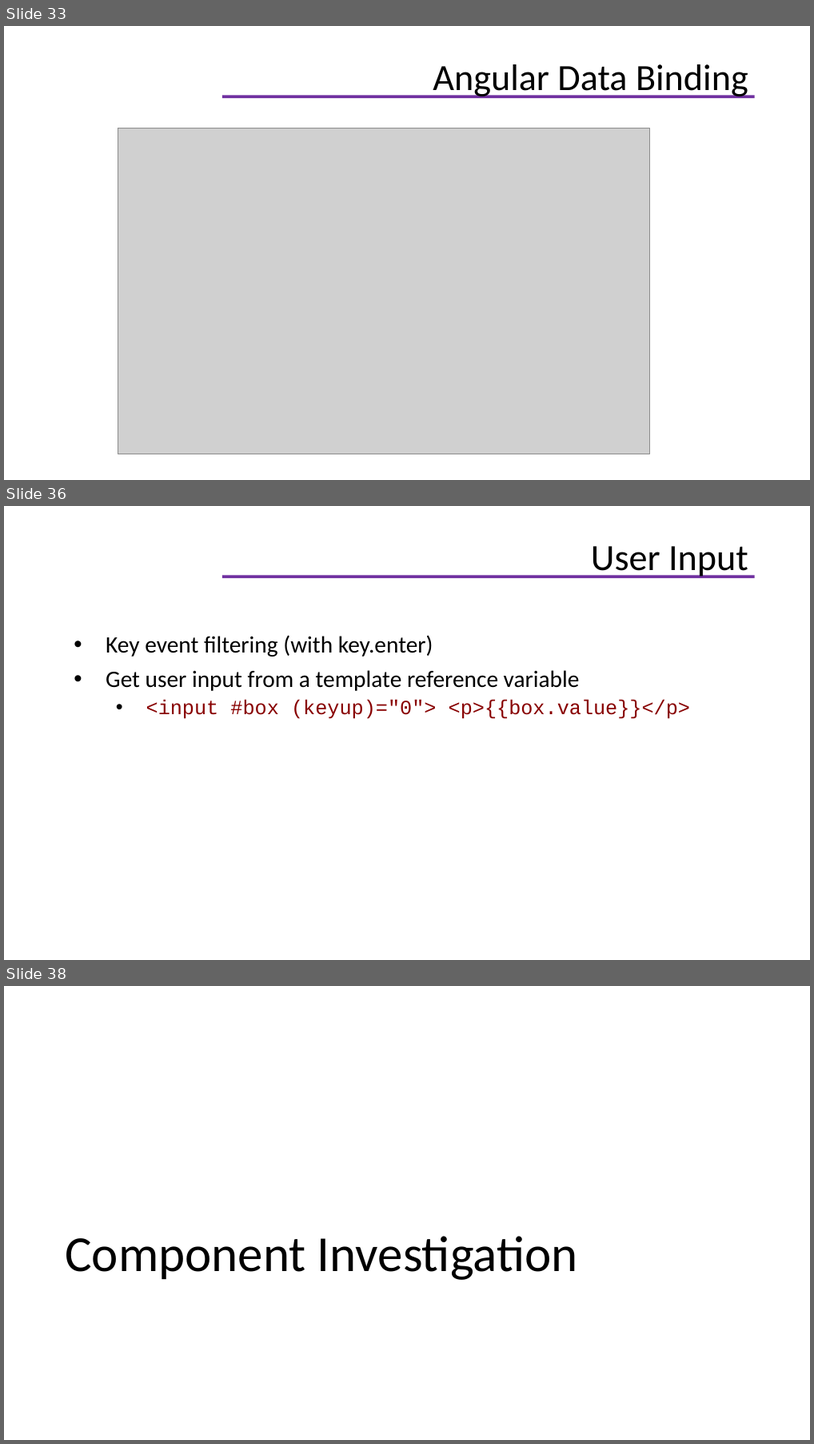
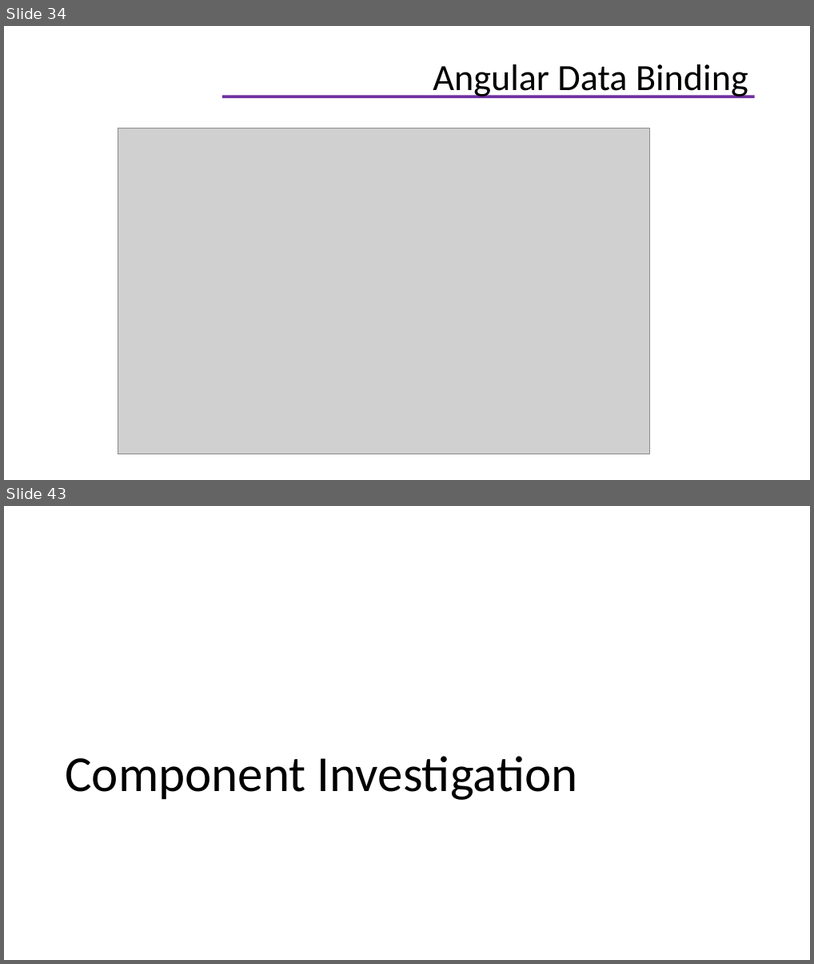
Before and after one commit to helenhash/angular-training, a slide deck: docs/Angular Training.pptx. Shown one above the other, each under a label of ours: slides 33, 36 and 38 before the commit, slides 34 and 43 after it; the slides between them are not shown. The pictures are 814x1444 and 814x964 pixels, drawn with LibreOffice and Linux fonts; fonts in the diff are those of the drawing; grey boxes stand for pictures; background and template pictures are left out. Boxes give left, top, right and bottom in pixels: in the first picture for what was removed or moved away, otherwise in the second. Text is boxed around its words. In the diff, an @@ line names an element or a change of style, - is before the commit and + after.

```diff
--- a/docs/Angular Training.pptx
+++ b/docs/Angular Training.pptx
@@ slide 36 removed at [4, 506, 810, 960], background #FFFFFF; not listed: 1 template element that a slide beside it also shows @@
@@ title removed at [591, 546, 749, 578] @@
-User Input
@@ text removed at [106, 635, 690, 719] @@
-• Key event filtering (with key.enter)
-• Get user input from a template reference variable
-  • <input #box (keyup)="0"> <p>{{box.value}}</p>
@@ what was slide 33 is now slide 34 @@
@@ what was slide 38 is now slide 43 @@
```
Also in this commit, not shown: 4 slides changed, 6 slides added, 19 other files.
